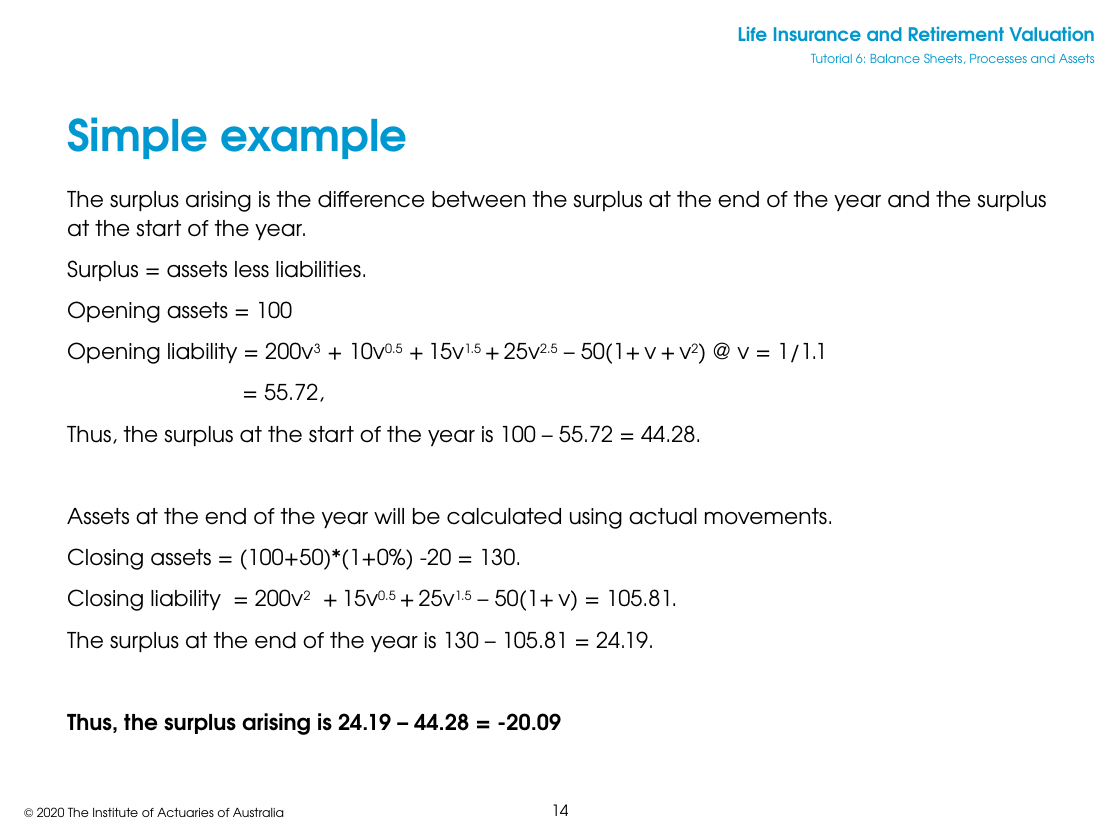
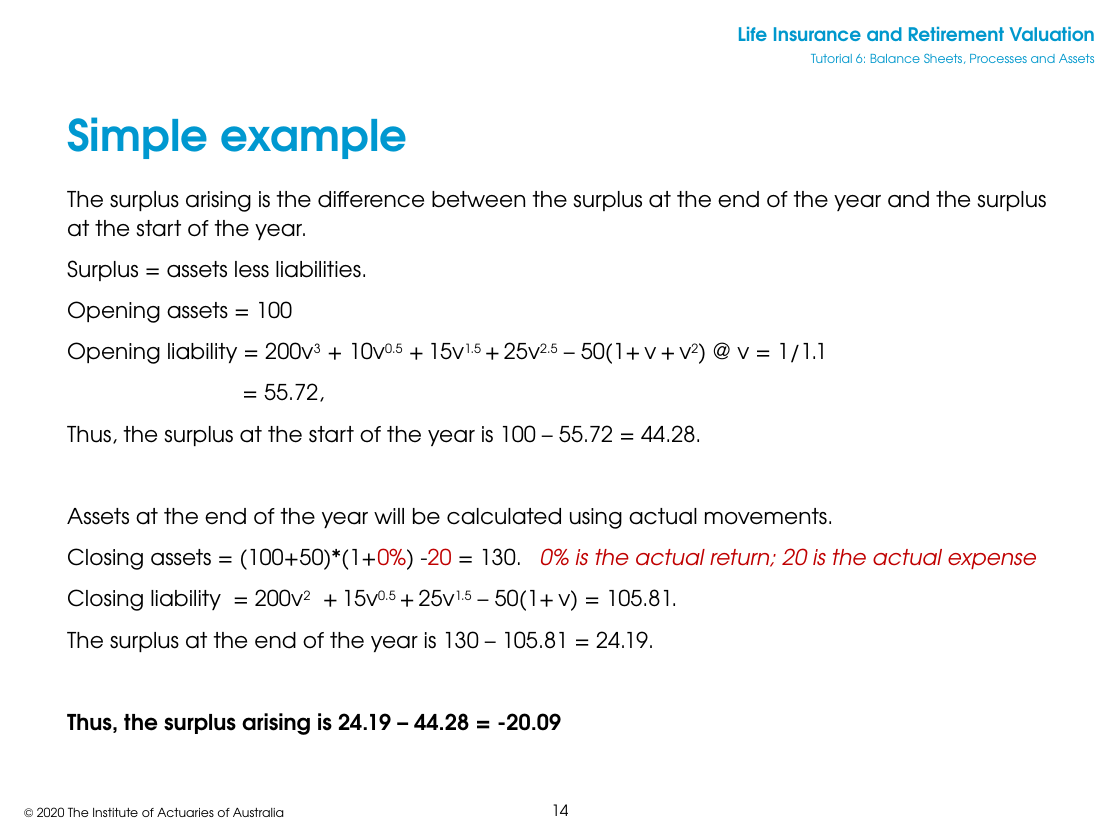
Before and after one commit to Vinc-zhu/my_file, a slide deck: slide 14 of LIRV/Week 8 - Modules 12/LI&R Valuation 2020 S1 Tutorial 7.pptx. Drawn at 1120x840 pixels with LibreOffice and Linux fonts; fonts in the diff are those of the drawing; background and template pictures are left out. Boxes give left, top, right and bottom in pixels: in the first picture for what was removed or moved away, otherwise in the second. Text is boxed around its words. In the diff, an @@ line names an element or a change of style, - is before the commit and + after.

```diff
--- a/LIRV/Week 8 - Modules 12/LI&R Valuation 2020 S1 Tutorial 7.pptx
+++ b/LIRV/Week 8 - Modules 12/LI&R Valuation 2020 S1 Tutorial 7.pptx
@@ text at (67,548,1036,570): text changed; text colour #000000 to #C00000; italic on @@
-Closing assets = (100+50)*(1+0%) -20 = 130.
+Closing assets = (100+50)*(1+0%) -20 = 130. 0% is the actual return; 20 is the actual expense
```
Also in this commit, not shown: 2 other slides changed, 4 other files.
